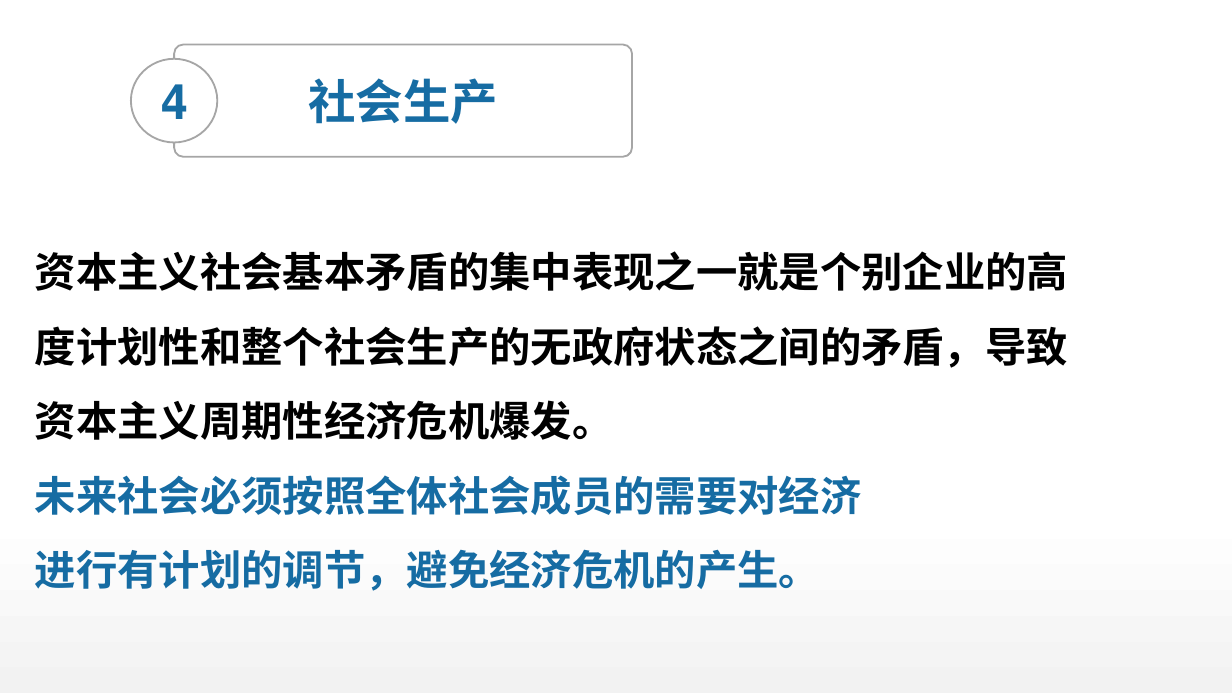
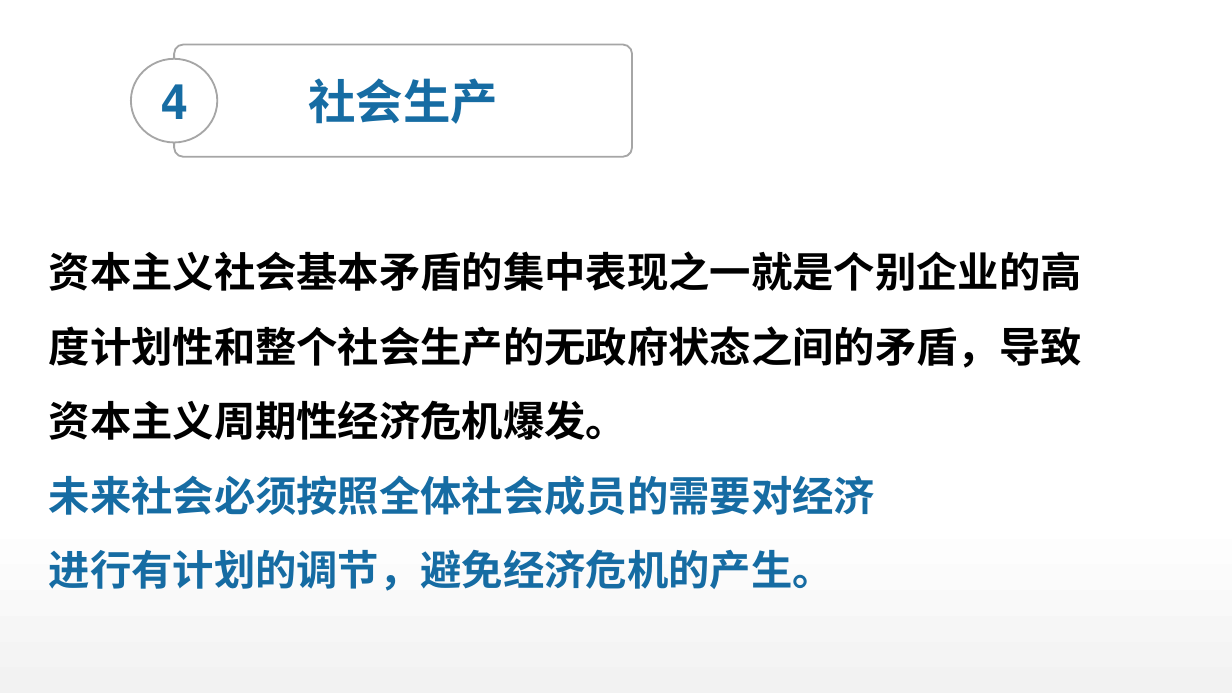
Before and after one commit to DO-MINATOR/buaa, a slide deck: slide 16 of 中特/复习ppt/刘娜娜-绪论.pptx (slide 18 before the commit). Drawn at 1232x693 pixels with LibreOffice and Linux fonts; fonts in the diff are those of the drawing. Boxes give left, top, right and bottom in pixels: in the first picture for what was removed or moved away, otherwise in the second. Text is boxed around its words. In the diff, an @@ line names an element or a change of style, - is before the commit and + after.

```diff
--- a/中特/复习ppt/刘娜娜-绪论.pptx
+++ b/中特/复习ppt/刘娜娜-绪论.pptx
@@ text "资本主义社会基本矛盾的集中表现之一就是个别企业的高度计划性和整个社会生产的无政府状态之间的矛盾，导致资本主义周期性经济危 ..." moved from (x1=35, y1=251, x2=1068, y2=591) to (x1=49, y1=251, x2=1082, y2=591) @@
```
Also in this commit, not shown: 8 other slides changed, 3 slides removed, 5 other files.
